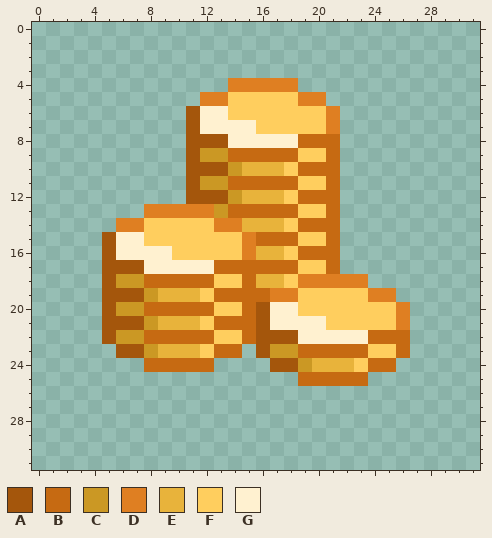
Pixel-art sprite: assets/resources/ui/interactive/hud/balance.png. That is the earlier state.
The file is 32x32 pixels. The old version is drawn lined up with the new one.
Palette (. is transparent): A #a4560c  B #c66a12  C #cb9824  D #df7f22  E #e8b33b  F #ffce5e  G #fff1d0
Pixels before, first column x 5:
 4 .........DDDDD........
 5 .......DDFFFFFDD......
 6 ......AGGFFFFFFFD.....
 7 ......AGGGGFFFFFD.....
 8 ......AAAGGGGGBBB.....
 9 ......ACCBBBBBFFB.....
10 ......AAACEEEFBBB.....
11 ......ACCBBBBBFFB.....
12 ......AAACEEEFBBB.....
13 ...DDDDDCBBBBBFFB.....
14 .DDFFFFFDDEEEFBBB.....
15 AGGFFFFFFFDBBBFFB.....
16 AGGGGFFFFFDEEFBBB.....
17 AAAGGGGGBBBBBBFFB.....
18 ACCBBBBBFFBEEFDDDDD...
19 AAACEEEFBBBBDDFFFFFDD.
20 ACCBBBBBFFBAGGFFFFFFFD
21 AAACEEEFBBBAGGGGFFFFFD
22 ACCBBBBBFFBAAAGGGGGBBB
23 .AACEEEFBB.ACCBBBBBFFB
24 ...BBBBB....AACEEEFBB.
25 ..............BBBBB...
The same view after the edit:
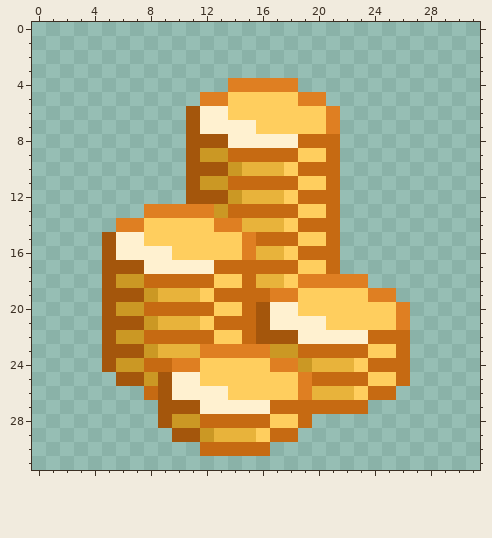
The edit:
whole drawing moved by +0,-1 (the old picture is shown already moved)
Colour A is added in rows 23 to 24 at x 5; in row 25 at x 6 to 7 and 9; in row 26 at x 9; in row 27 at x 9 to 11; in row 28 at x 9; in row 29 at x 10 to 11.
Colour B is added in rows 24 to 25 at x 26; in row 26 at x 8 and 24 to 25; in row 27 at x 17 to 23; in row 28 at x 12 to 16 and 19; in row 29 at x 17 to 18; in row 30 at x 12 to 16.
Colour C is added in row 24 at x 6 to 7; in row 25 at x 8; in row 28 at x 10 to 11; in row 29 at x 12.
Colour D is added in row 23 at x 15; in row 26 at x 19.
Colour D replaces colour A in row 23 at x 16; in row 24 at x 17 to 18.
Colour D replaces colour B in row 23 at x 13 to 14; in row 24 at x 10 to 11; in row 25 at x 19.
Colour D replaces colour F in row 23 at x 12.
Colour E is added in row 26 at x 20 to 22; in row 29 at x 13 to 15.
Colour F is added in row 24 at x 13 to 16; in row 25 at x 12 to 18 and 24 to 25; in row 26 at x 14 to 18 and 23; in row 28 at x 17 to 18; in row 29 at x 16.
Colour F replaces colour B in row 24 at x 12.
Colour G is added in row 25 at x 10 to 11; in row 26 at x 10 to 13; in row 27 at x 12 to 16.
